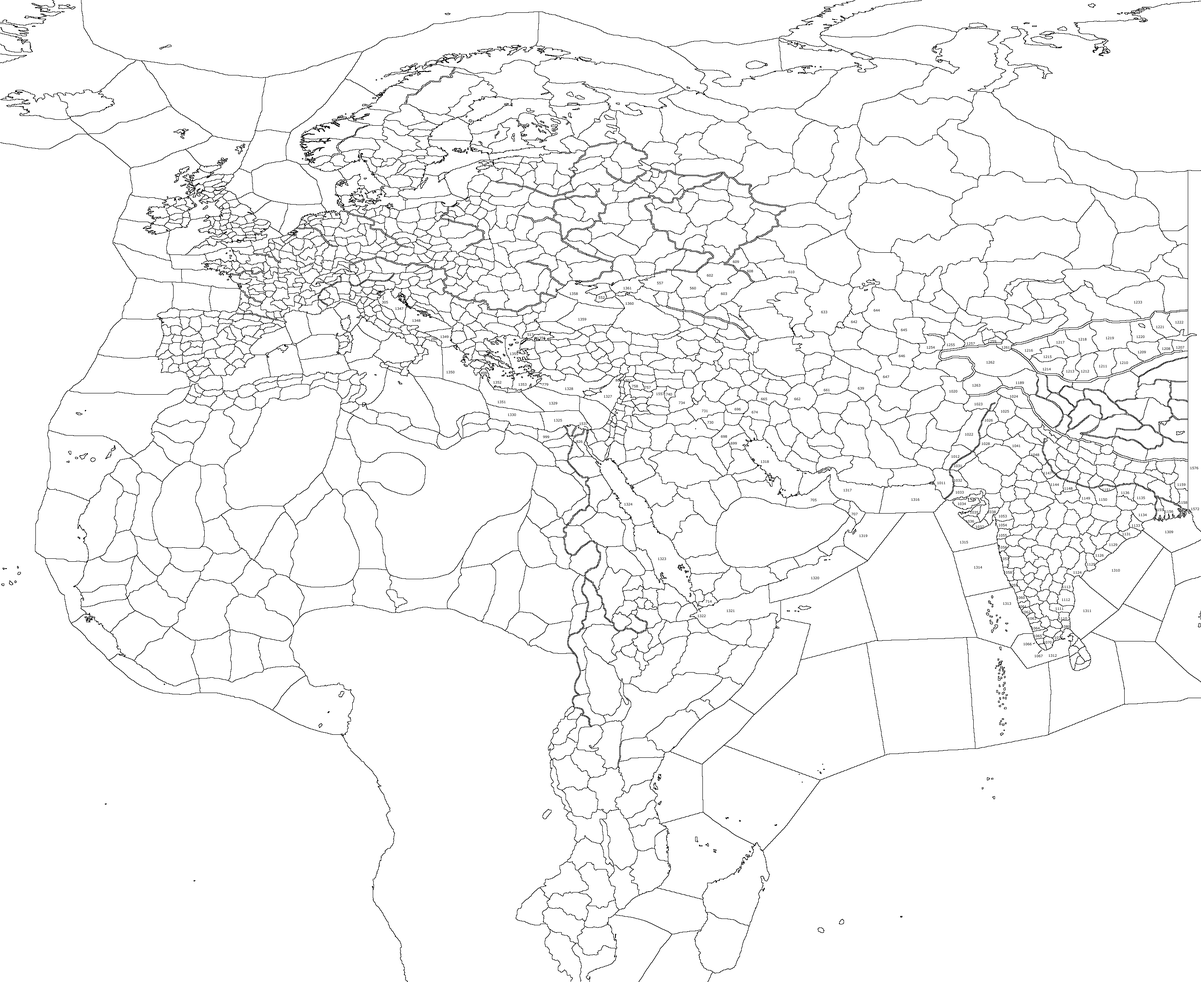
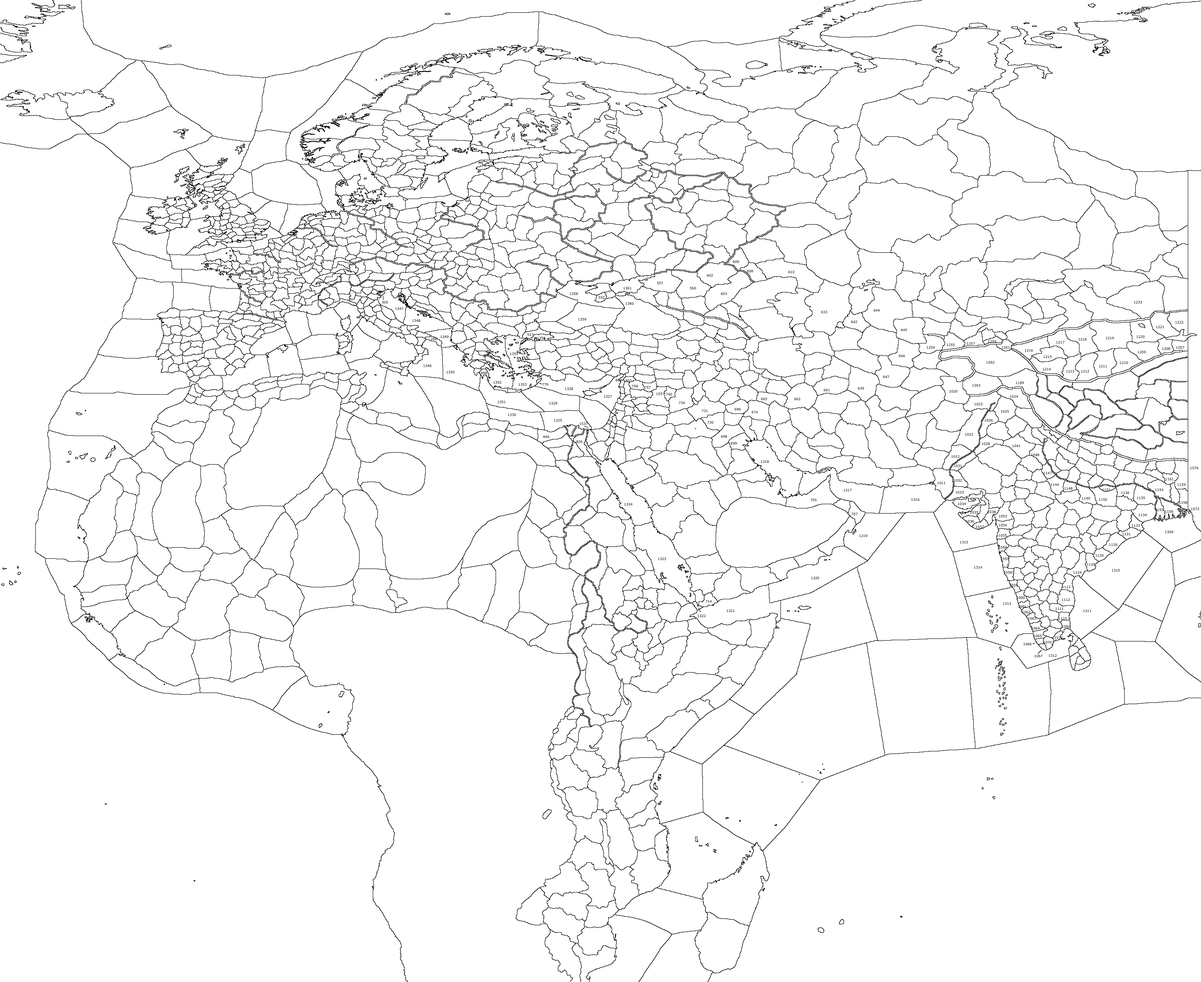
Two versions of the same layered image (1201x982). Layer-by-layer changes:
added layer "1346" above "1154" over [423, 364, 432, 368]
added layer "1154" above "1161" over [1155, 488, 1164, 492]
added layer "1161" above "1319" over [1165, 477, 1174, 481]
